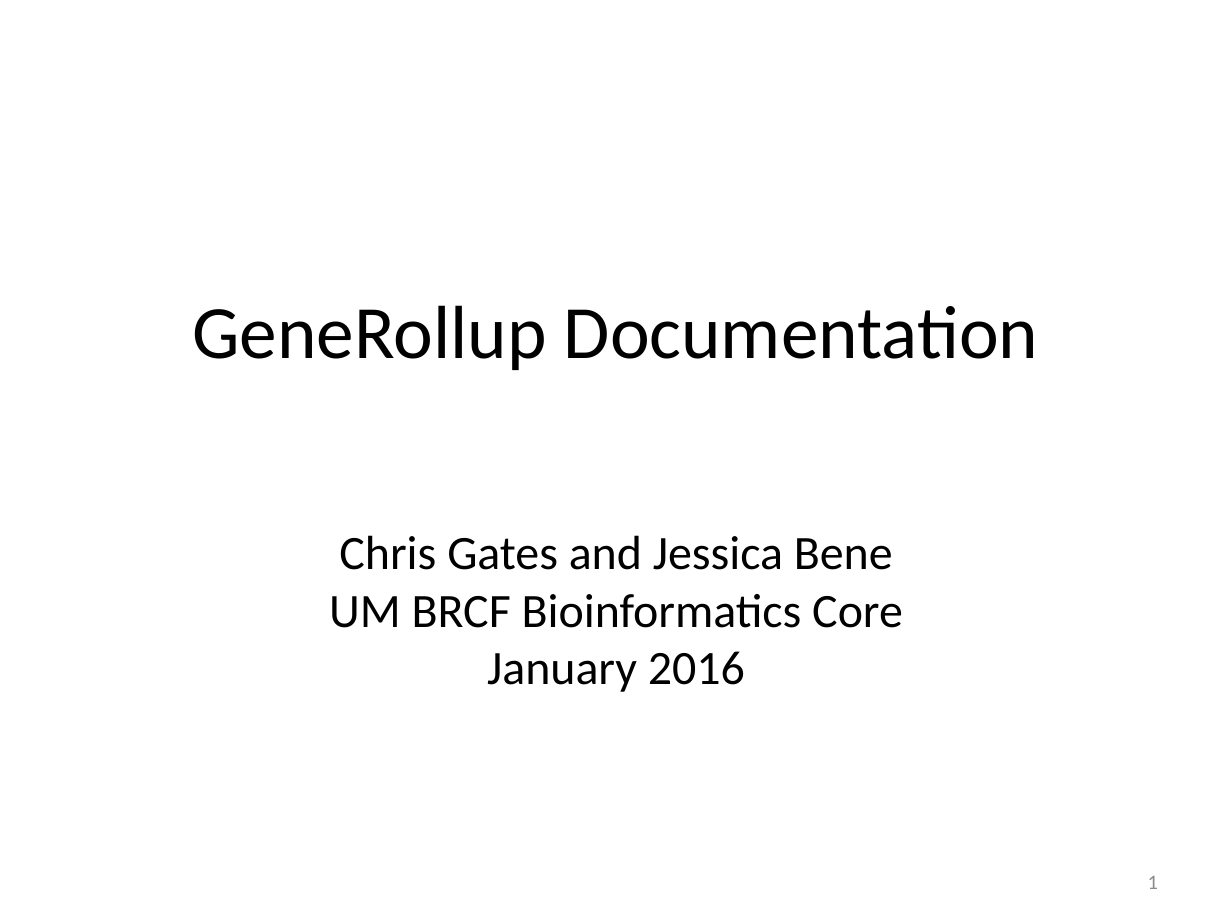
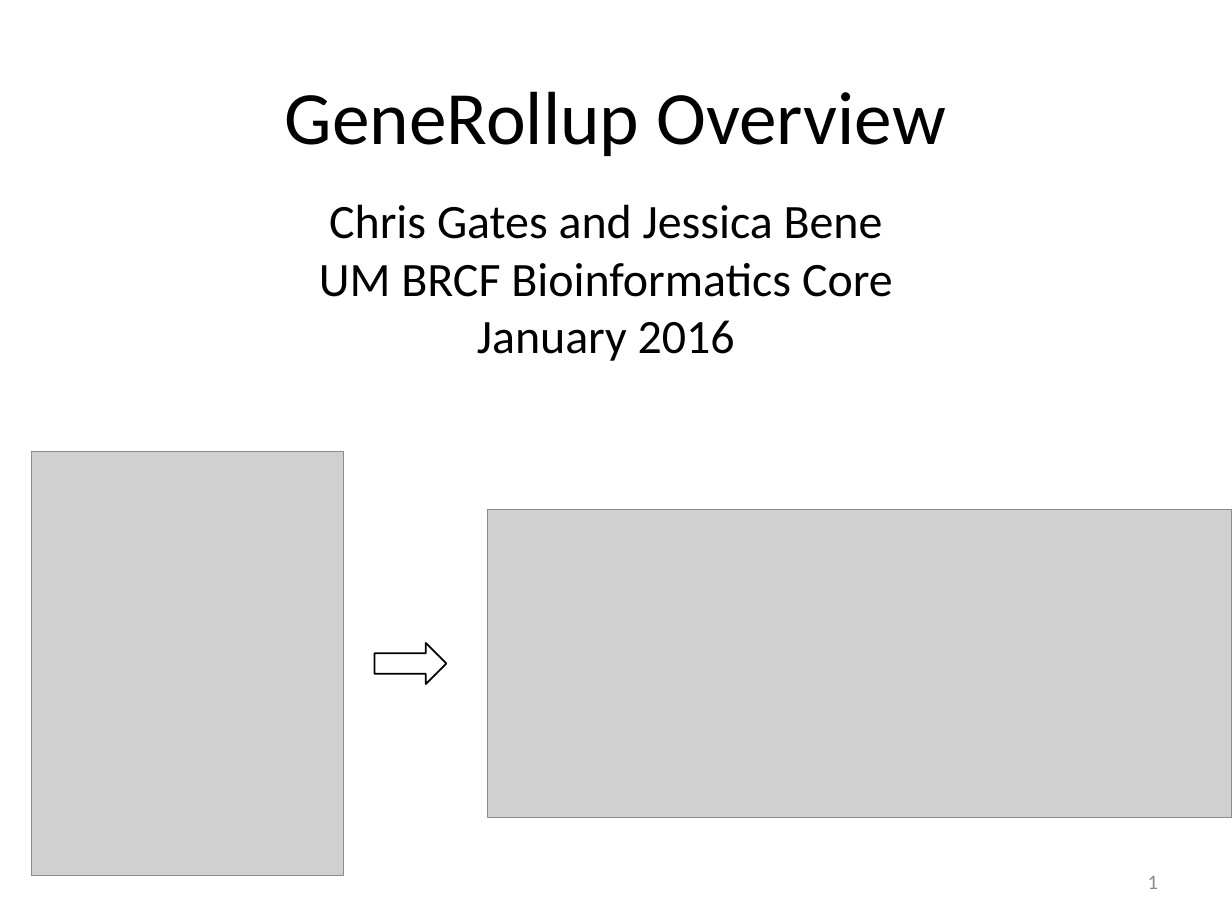
Before and after one commit to umich-brcf-bioinf/GeneRollup, a slide deck: slide 1 of doc/overview_source.pptx. Drawn at 1232x924 pixels with LibreOffice and Linux fonts; fonts in the diff are those of the drawing; grey boxes stand for pictures. Boxes give left, top, right and bottom in pixels: in the first picture for what was removed or moved away, otherwise in the second. Text is boxed around its words. In the diff, an @@ line names an element or a change of style, - is before the commit and + after.

Commit message:
ROLL-16 (cgates): Tweaked overview doc

```diff
--- a/doc/overview_source.pptx
+++ b/doc/overview_source.pptx
@@ title added at <box>285,91,946,156</box>, 44 pt, text #000000 @@
+GeneRollup Overview
@@ text "Chris Gates and Jessica Bene": place and size @@
-text "Chris Gates and Jessica Bene" at <box>192,305,1038,692</box>
+text "Chris Gates and Jessica Bene" at <box>319,204,893,361</box>
@@ text at <box>192,305,1038,370</box>: paragraph removed @@
-GeneRollup Documentation
@@ picture added at <box>32,452,344,876</box> @@
@@ picture added at <box>488,509,1232,817</box> @@
@@ right arrow added at <box>375,643,446,684</box>, outline #000000 1 pt @@
```
Also in this commit, not shown: 11 slides removed, 1 other file.
